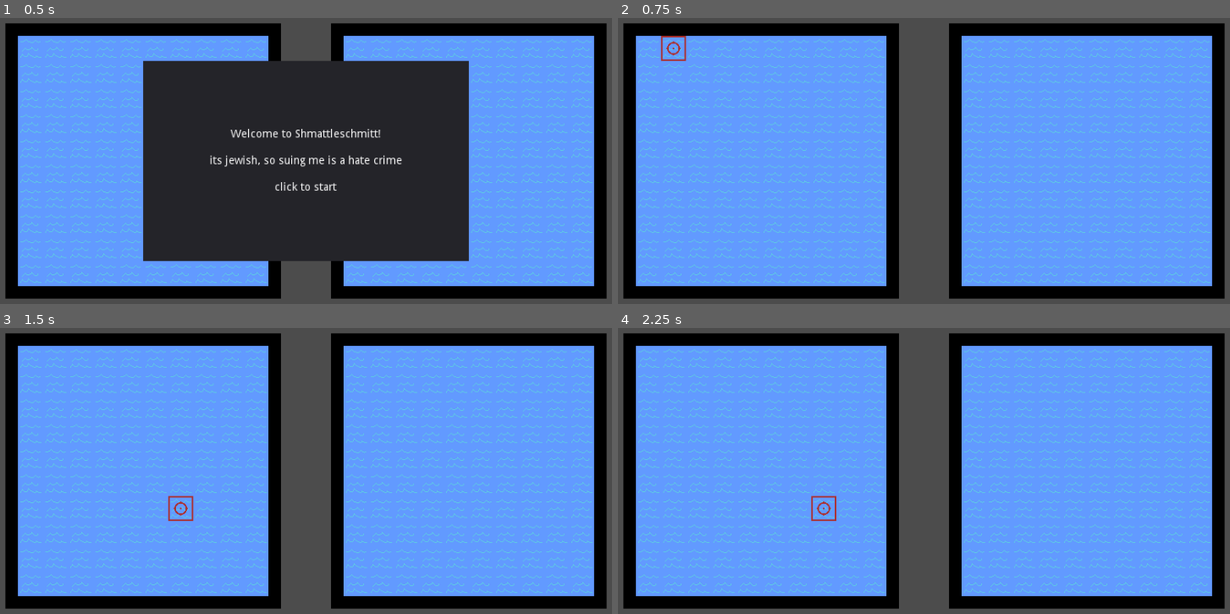
Above: before the commit, frames 1-4 (two rows, left to right).
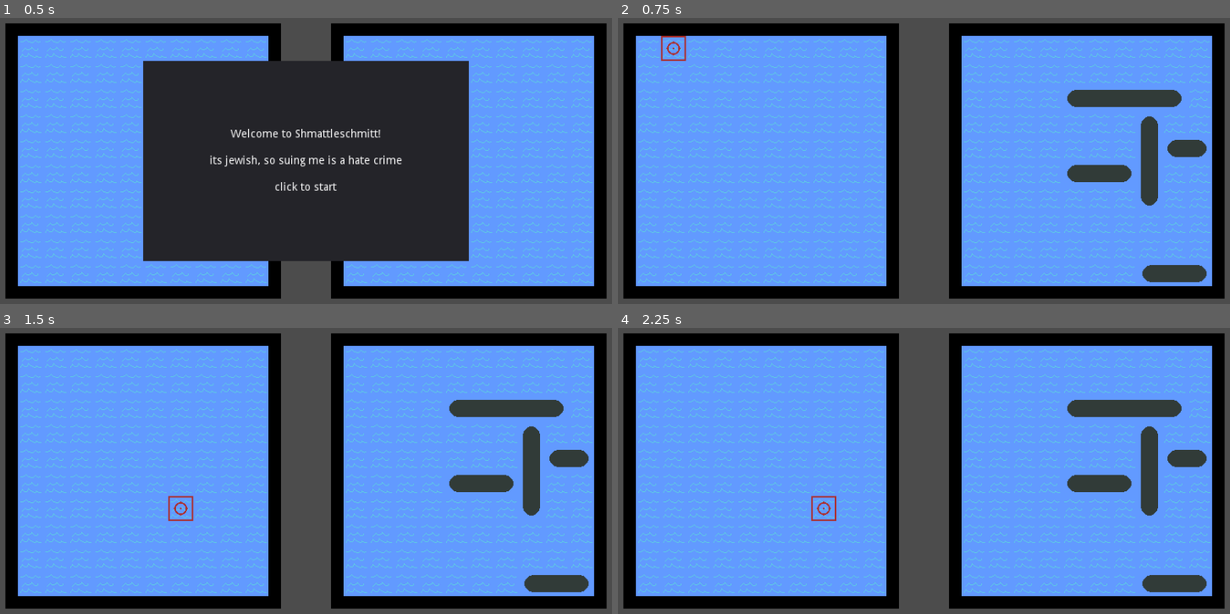
Above: after the commit, the same moments.

Repository: craigostrin/Battleship-v2
Game: Godot game, scene res://Main.tscn
The game is run twice, just before and just after one commit, with the same random seed, the same clock (stepped at 60 frames per second) and the same inputs.
Inputs (mouse positions are in pixels of both pictures, inside the frame that each line leads up to):
- Up to frame 1 (0.5 s): no input
- Up to frame 2 (0.75 s): tap Enter (ui_accept) at 0.5 s; move the mouse to (1070, 143) at 0.52 s; hold Right (ui_right) from 0.53 s (still down)
- Up to frame 3 (1.5 s): tap Enter (ui_accept) at 0.77, 1.25 s; move the mouse to (171, 488) at 1.27 s; release Right (ui_right) at 1.28 s; hold Down (ui_down) from 1.28 s (still down)
- Up to frame 4 (2.25 s): tap Enter (ui_accept) at 1.52, 2 s; move the mouse to (991, 393) at 2.02 s; release Down (ui_down) at 2.03 s; hold Right (ui_right) from 2.03 s (still down)

Frame 1 is identical in both runs. In frame 2, 3.7% of the frame differs, in the area x 72-97%, y 24-93%; in frame 3, 3.7%; in frame 4, 3.7%.

Commit message:
Add ship placement methods in Board and EnemyAI, lots of Grid helper functions

Diff:
--- a/Board/Board.gd
+++ b/Board/Board.gd
@@ -1,6 +1,8 @@
 class_name Board
 extends Node2D
 
+signal ship_placed
+signal ship_not_placed(ship) #used by EnemyAI to try again
 signal all_ships_placed
 signal attack_confirmed
 signal all_ships_sunk
@@ -9,6 +11,10 @@
 export var default_sprite: Texture = preload("res://Art/water.png")
 export var hit_sprite: Texture = preload("res://Art/hit_transparent.png")
 export var miss_sprite: Texture = preload("res://Art/miss.png")
+
+var ship_lengths := [2, 3, 3, 4, 5]
+var placed_ships := []
+var ship_index := 0
 
 onready var _cursor: Cursor = $Cursor
 
@@ -26,8 +32,57 @@
 		index += 1
 
 
-func start_player_ship_placement() -> void:
+func player_start_ship_placement() -> void:
 	toggle_cursor()
+
+
+# Everything that calls this should be using grid.clamp_ship_placement beforehand
+func place_ship(ship: Ship, index: int) -> void:
+	var length := ship.length
+	var is_vertical := ship.is_vertical
+	var index_array := get_ship_index_array(length, index, is_vertical)
+
+	if not are_cells_empty(index_array):
+		emit_signal("ship_not_placed", ship)
+		print("ship not placed")
+		return
+
+	for index in index_array:
+		grid.cells[index] = grid.States.SHIP
+
+	ship.position = grid.calculate_board_position(index)
+	add_child(ship)
+
+	#print("placed " + ship.name + " at " + str(index) + " on " + name)
+
+
+func get_ship_index_array(length: int, index: int, is_vertical: bool) -> PoolIntArray:
+	var index_array: PoolIntArray = []
+
+	if not is_vertical:
+		for i in length:
+			index_array.append(index + i)
+	else:
+		for i in length:
+			index_array.append(index + i * grid.columns)
+
+	return index_array
+
+
+func are_cells_empty(index_array: PoolIntArray) -> bool:
+	var are_empty := true
+
+	for index in index_array:
+		if not grid.is_cell_empty(index):
+			are_empty = false
+			break
+
+	return are_empty
+
+#func player_get_next_ship() -> Ship:
+#	var ship: Ship
+#
+#	return ship
 
 
 func toggle_cursor() -> void:
--- a/Board/Cursor/Cursor.gd
+++ b/Board/Cursor/Cursor.gd
@@ -14,15 +14,16 @@
 var board_position := Vector2.ZERO
 
 const BOUND_MARGIN := 0.1 # needed so the right and bot sides don't wrap
-var left_bound: float
-var right_bound: float
-var top_bound: float
-var bot_bound: float
+var _left_bound: float
+var _right_bound: float
+var _top_bound: float
+var _bot_bound: float
 
 var index := 0 setget set_index
 
 onready var _sprite: Sprite = $Sprite
 onready var _timer: Timer = $Timer
+
 
 func _ready() -> void:
 	yield(owner, "ready") # wait for Board to set board_position = its position
@@ -34,10 +35,10 @@
 		return
 
 	if event is InputEventMouseMotion:
-		if (event.position.x < left_bound
-			or event.position.x > right_bound
-			or event.position.y < top_bound
-			or event.position.y > bot_bound):
+		if (event.position.x < _left_bound
+			or event.position.x > _right_bound
+			or event.position.y < _top_bound
+			or event.position.y > _bot_bound):
 				return
 
 		self.index = grid.calculate_index_from_board_position(event.position, board_position)
@@ -89,7 +90,7 @@
 	var board_width: float = cell_size.x * grid.columns
 	var board_height: float = cell_size.y * grid.rows
 
-	left_bound = board_position.x
-	right_bound = left_bound + board_width - BOUND_MARGIN
-	top_bound = board_position.y
-	bot_bound = top_bound + board_height - BOUND_MARGIN
+	_left_bound = board_position.x
+	_right_bound = _left_bound + board_width - BOUND_MARGIN
+	_top_bound = board_position.y
+	_bot_bound = _top_bound + board_height - BOUND_MARGIN
--- a/Board/Cursor/Cursor.tscn
+++ b/Board/Cursor/Cursor.tscn
@@ -4,6 +4,7 @@
 [ext_resource path="res://Art/cursor.png" type="Texture" id=2]
 
 [node name="Cursor" type="Node2D"]
+z_index = 10
 script = ExtResource( 1 )
 
 [node name="Sprite" type="Sprite" parent="."]
--- /dev/null
+++ b/Board/Ship.gd
@@ -0,0 +1,50 @@
+class_name Ship
+extends Node2D
+
+const MIN_LENGTH = 2
+const MAX_LENGTH = 5
+const CELL_WIDTH = 32
+
+var length: int
+var is_vertical := false setget _set_is_vertical
+
+var _hits: int
+
+var _end_sprite: Texture = preload("res://Art/ship_end.png")
+var _mid_sprite: Texture = preload("res://Art/ship_middle.png")
+
+
+func _init(_length: int) -> void:
+	length = clamp(_length, MIN_LENGTH, MAX_LENGTH)
+	name = "Ship-" + str(length)
+
+
+func _ready() -> void:
+	for index in length:
+		var sprite = Sprite.new()
+		sprite.position.x = index * CELL_WIDTH
+		sprite.texture = _mid_sprite
+		add_child(sprite)
+
+	var sprites = get_children()
+	sprites[0].texture = _end_sprite
+	sprites[sprites.size() - 1].texture = _end_sprite
+	sprites[sprites.size() - 1].rotation_degrees = 180
+
+
+func hit():
+	_hits += 1
+	if _hits >= length:
+		show()
+		modulate = Color.black
+		emit_signal("ship_sunk")
+	print(self.name + " is hit")
+
+
+func _set_is_vertical(value) -> void:
+	is_vertical = value
+
+	if is_vertical:
+		rotation_degrees = 90
+	else:
+		rotation_degrees = 0
--- a/EnemyAI.gd
+++ b/EnemyAI.gd
@@ -1,9 +1,54 @@
 class_name EnemyAI
 extends Node
 
+var rng := RandomNumberGenerator.new()
+var grid := Grid.new()
 onready var player_board: Board = $"../Boards/PlayerBoard"
 onready var my_board: Board = $"../Boards/EnemyBoard"
 
 
-func start_enemy_ship_placement() -> void:
-	pass
+func _ready() -> void:
+	rng.randomize()
+	my_board.connect("ship_not_placed", self, "_on_ship_not_placed")
+
+
+func start_ship_placement() -> void:
+	for length in my_board.ship_lengths:
+		var ship = Ship.new(length)
+		_try_place_ship(ship)
+
+
+func _try_place_ship(ship: Ship) -> void:
+	var index = _get_random_index()
+	var is_vertical = _get_random_bool()
+	index = grid.clamp_ship_placement(index, ship.length, is_vertical)
+
+	ship.is_vertical = is_vertical
+
+	my_board.place_ship(ship, index)
+
+
+func _get_adjacent_cells(index_array: PoolIntArray) -> PoolIntArray:
+	var cell_array: PoolIntArray
+
+	for index in index_array:
+		var cell_state = grid.cells[index]
+		cell_array.append(cell_state)
+
+	return cell_array
+
+
+func _on_ship_not_placed(ship: Ship) -> void:
+	_try_place_ship(ship)
+
+
+func _get_random_index() -> int:
+	var _max = grid.columns * grid.rows - 1
+	return rng.randi_range(0, _max)
+
+
+func _get_random_bool() -> bool:
+	var boolean = true
+	if rng.randi() % 2:
+		boolean = false
+	return boolean
--- a/Grid.gd
+++ b/Grid.gd
@@ -55,6 +55,49 @@
 	return index
 
 
+func clamp_ship_placement(index: int, size: int, is_vertical: bool) -> int:
+	var out = index
+	var column = get_column(out)
+	var row = get_row(out)
+
+	if not is_vertical:
+		if column > (columns - size):
+			var nearest_ten = ( row + 1 ) * columns
+			out = (nearest_ten - size)
+	else:
+		if row > (rows - size):
+			out = (rows - size) * columns + column
+
+	return out
+
+
+func is_cell_empty(index: int) -> bool:
+	return true if cells[index] == States.EMPTY else false
+
+
+func get_adjacents(index: int) -> PoolIntArray:
+	var adjacents: PoolIntArray = []
+
+	for key in Directions:
+		if get_column(index) == columns - 1 and key == "RIGHT":
+			continue
+
+		if get_column(index) == 0 and key == "LEFT":
+			continue
+
+		var direction = Directions.get(key)
+		var adjacent = index + direction
+
+		if is_within_bounds(adjacent):
+			adjacents.append(adjacent)
+
+	return adjacents
+
+
+func is_within_bounds(index: int) -> bool:
+	return index >= 0 and index <= (rows * columns - 1)
+
+
 func clamp(index: int) -> int:
 	var out := index
 
--- a/Main.gd
+++ b/Main.gd
@@ -34,8 +34,8 @@
 
 
 func _start_setup() -> void:
-	player_board.start_player_ship_placement() # create cursor
-	enemy_ai.start_enemy_ship_placement()
+	player_board.player_start_ship_placement() # create cursor
+	enemy_ai.start_ship_placement()
 
 
 func _on_all_ships_placed() -> void:
--- a/project.godot
+++ b/project.godot
@@ -28,12 +28,18 @@
 "class": "Grid",
 "language": "GDScript",
 "path": "res://Grid.gd"
+}, {
+"base": "Node2D",
+"class": "Ship",
+"language": "GDScript",
+"path": "res://Board/Ship.gd"
 } ]
 _global_script_class_icons={
 "Board": "",
 "Cursor": "",
 "EnemyAI": "",
-"Grid": ""
+"Grid": "",
+"Ship": ""
 }
 
 [application]
